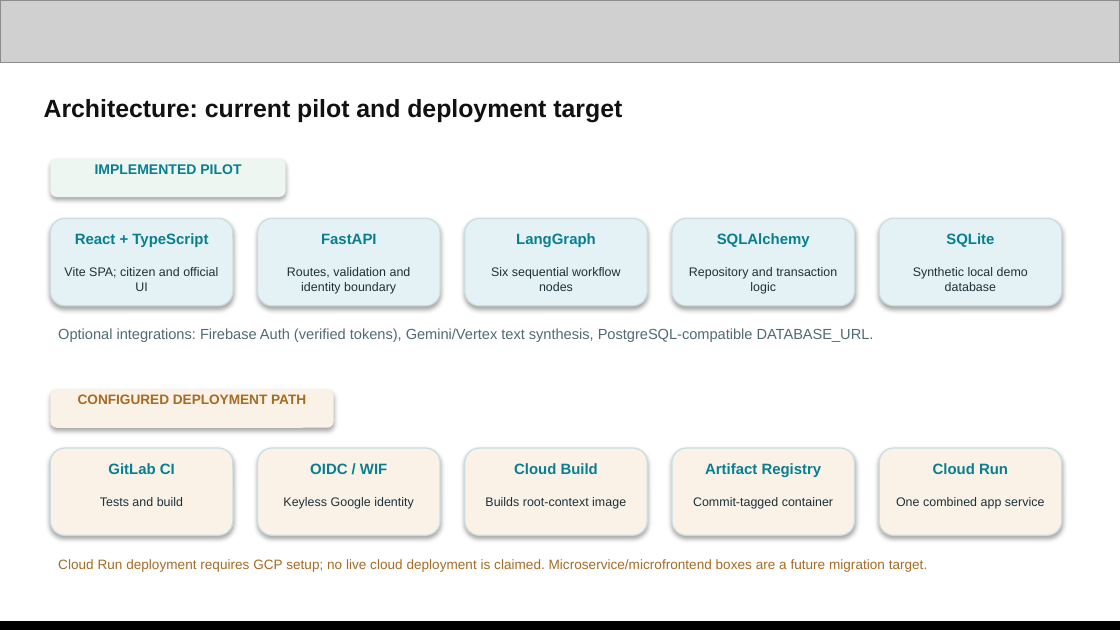
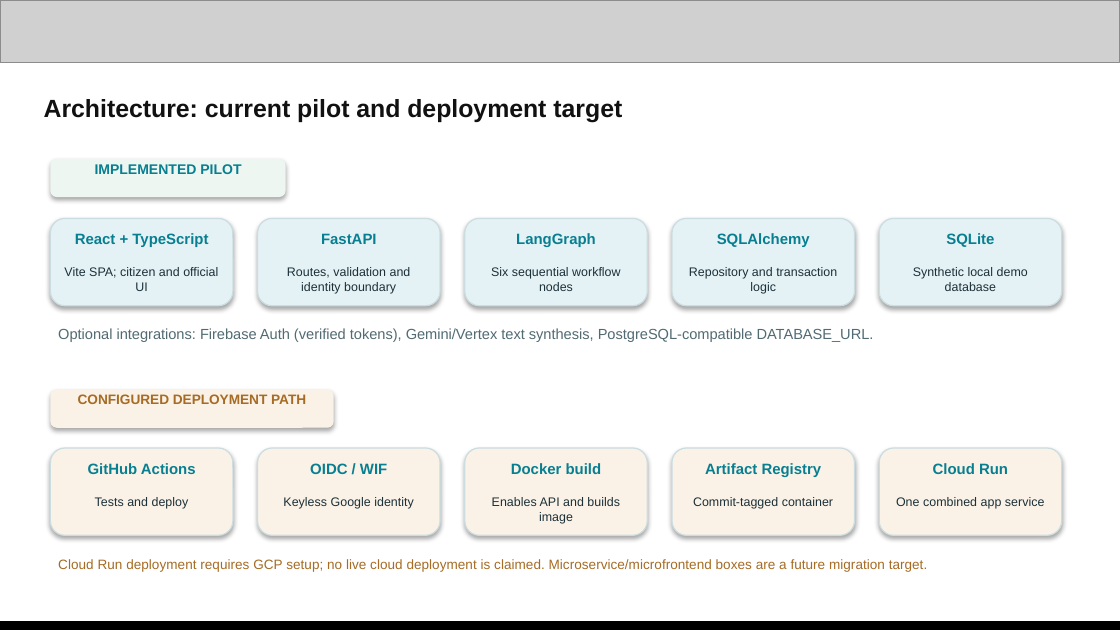
Before and after one commit to MohithGowda/ai_builder_cup_samanvAI, a slide deck: slide 8 of Google-AI-Builder/media/presentation/SamanvAI_AI_Builder_Cup_Submission.pptx. Drawn at 1120x630 pixels with LibreOffice and Linux fonts; fonts in the diff are those of the drawing; grey boxes stand for pictures. Boxes give left, top, right and bottom in pixels: in the first picture for what was removed or moved away, otherwise in the second. Text is boxed around its words. In the diff, an @@ line names an element or a change of style, - is before the commit and + after.

```diff
--- a/Google-AI-Builder/media/presentation/SamanvAI_AI_Builder_Cup_Submission.pptx
+++ b/Google-AI-Builder/media/presentation/SamanvAI_AI_Builder_Cup_Submission.pptx
@@ text at bbox=[88, 463, 196, 474]: text changed @@
-GitLab CI
+GitHub Actions
@@ text at bbox=[511, 463, 602, 474]: text changed @@
-Cloud Build
+Docker build
@@ text at bbox=[95, 497, 189, 509]: text changed @@
-Tests and build
+Tests and deploy
@@ text at bbox=[492, 497, 620, 524]: text changed @@
-Builds root-context image
+Enables API and builds image
```
Also in this commit, not shown: 5 other slides changed, 4 other files.
